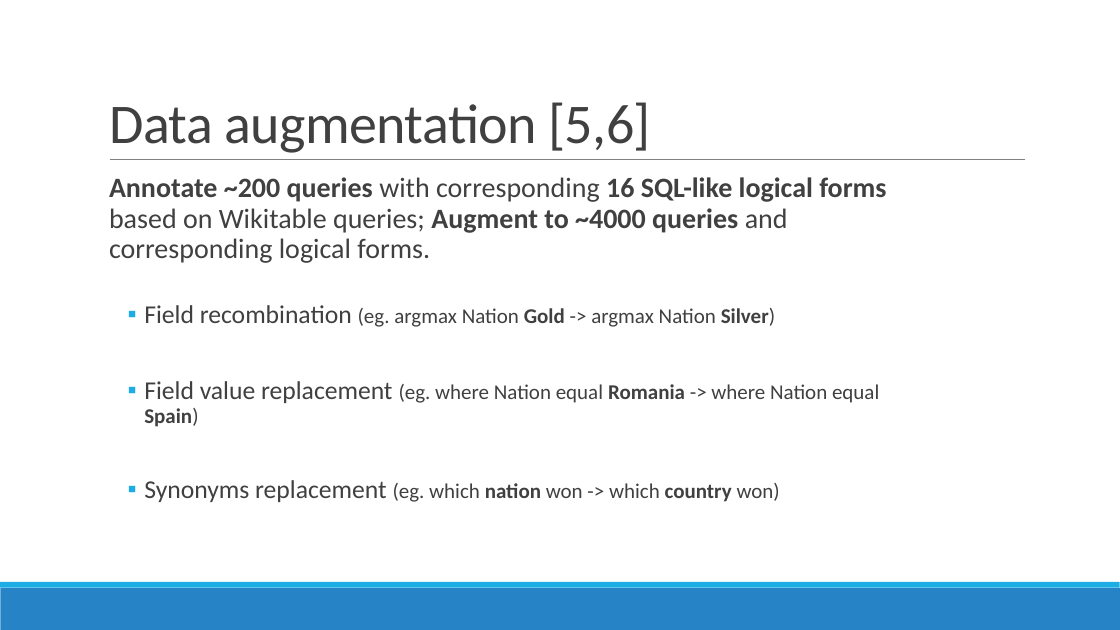
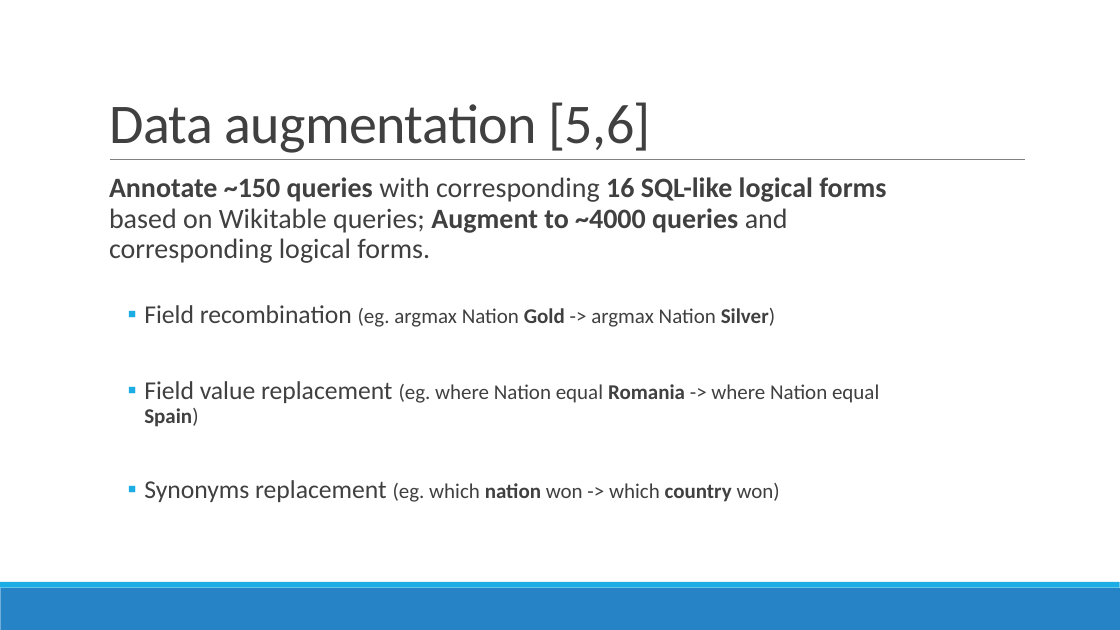
Before and after one commit to richardxiong/dnnQuery, a slide deck: slide 12 of dnnQuery2.pptx (slide 7 before the commit). Drawn at 1120x630 pixels with LibreOffice and Linux fonts; fonts in the diff are those of the drawing. Boxes give left, top, right and bottom in pixels: in the first picture for what was removed or moved away, otherwise in the second. Text is boxed around its words. In the diff, an @@ line names an element or a change of style, - is before the commit and + after.

```diff
--- a/dnnQuery2.pptx
+++ b/dnnQuery2.pptx
@@ text at (x1=109, y1=177, x2=886, y2=263): text changed @@
-Annotate ~200 queries with corresponding 16 SQL-like logical forms based on Wikitable queries; Augment to ~4000 queries and corresponding logical forms.
+Annotate ~150 queries with corresponding 16 SQL-like logical forms based on Wikitable queries; Augment to ~4000 queries and corresponding logical forms.
```
Also in this commit, not shown: 2 other slides changed, 8 slides added, 4 slides removed, 1 other file.
